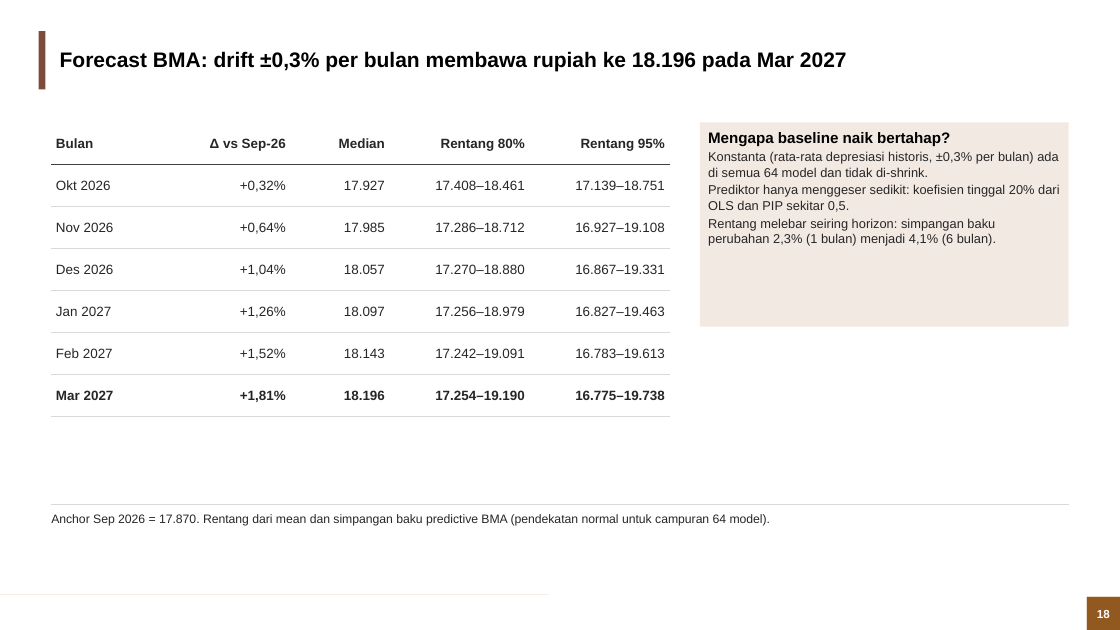
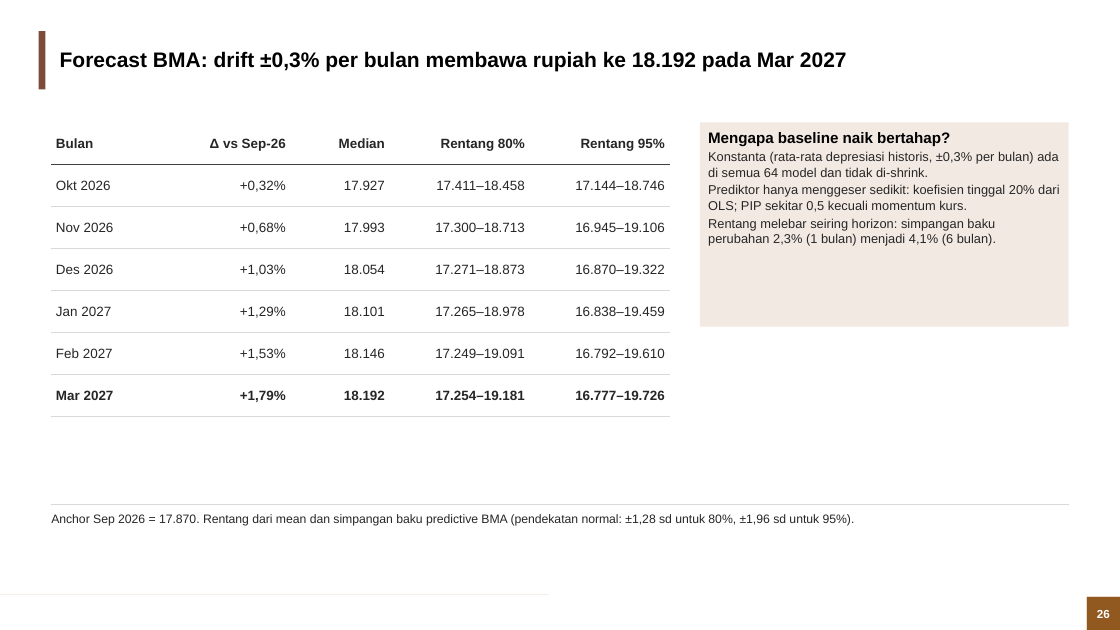
Before and after one commit to muhamadhaikal128/Simulasi-Rupiah, a slide deck: slide 26 of output/Simulasi_Rupiah_BMA_BVARX.pptx (slide 18 before the commit). Drawn at 1120x630 pixels with LibreOffice and Linux fonts; fonts in the diff are those of the drawing; background and template pictures are left out. Boxes give left, top, right and bottom in pixels: in the first picture for what was removed or moved away, otherwise in the second. Text is boxed around its words. In the diff, an @@ line names an element or a change of style, - is before the commit and + after.

Commit message:
Deck v4.2: restructured to follow the model manual chapters and flowcharts

```diff
--- a/output/Simulasi_Rupiah_BMA_BVARX.pptx
+++ b/output/Simulasi_Rupiah_BMA_BVARX.pptx
@@ title at [60, 51, 847, 71]: text changed @@
-Forecast BMA: drift ±0,3% per bulan membawa rupiah ke 18.196 pada Mar 2027
+Forecast BMA: drift ±0,3% per bulan membawa rupiah ke 18.192 pada Mar 2027
@@ table at [51, 123, 670, 417] @@
-row 2, column 4: 17.408–18.461
+row 2, column 4: 17.411–18.458
-row 2, column 5: 17.139–18.751
+row 2, column 5: 17.144–18.746
-row 3: Nov 2026 | +0,64% | 17.985 | 17.286–18.712 | 16.927–19.108
+row 3: Nov 2026 | +0,68% | 17.993 | 17.300–18.713 | 16.945–19.106
-row 4: Des 2026 | +1,04% | 18.057 | 17.270–18.880 | 16.867–19.331
+row 4: Des 2026 | +1,03% | 18.054 | 17.271–18.873 | 16.870–19.322
-row 5: Jan 2027 | +1,26% | 18.097 | 17.256–18.979 | 16.827–19.463
+row 5: Jan 2027 | +1,29% | 18.101 | 17.265–18.978 | 16.838–19.459
-row 6: Feb 2027 | +1,52% | 18.143 | 17.242–19.091 | 16.783–19.613
+row 6: Feb 2027 | +1,53% | 18.146 | 17.249–19.091 | 16.792–19.610
-row 7: Mar 2027 | +1,81% | 18.196 | 17.254–19.190 | 16.775–19.738
+row 7: Mar 2027 | +1,79% | 18.192 | 17.254–19.181 | 16.777–19.726
@@ text in rectangle at [708, 184, 1059, 212]: text changed @@
-Prediktor hanya menggeser sedikit: koefisien tinggal 20% dari OLS dan PIP sekitar 0,5.
+Prediktor hanya menggeser sedikit: koefisien tinggal 20% dari OLS; PIP sekitar 0,5 kecuali momentum kurs.
@@ text at [51, 514, 855, 526]: text changed @@
-Anchor Sep 2026 = 17.870. Rentang dari mean dan simpangan baku predictive BMA (pendekatan normal untuk campuran 64 model).
+Anchor Sep 2026 = 17.870. Rentang dari mean dan simpangan baku predictive BMA (pendekatan normal: ±1,28 sd untuk 80%, ±1,96 sd untuk 95%).
@@ page number at [1097, 610, 1110, 618]: text changed @@
-18
+26
```
Also in this commit, not shown: 28 other slides changed, 21 slides added, 5 slides removed.
